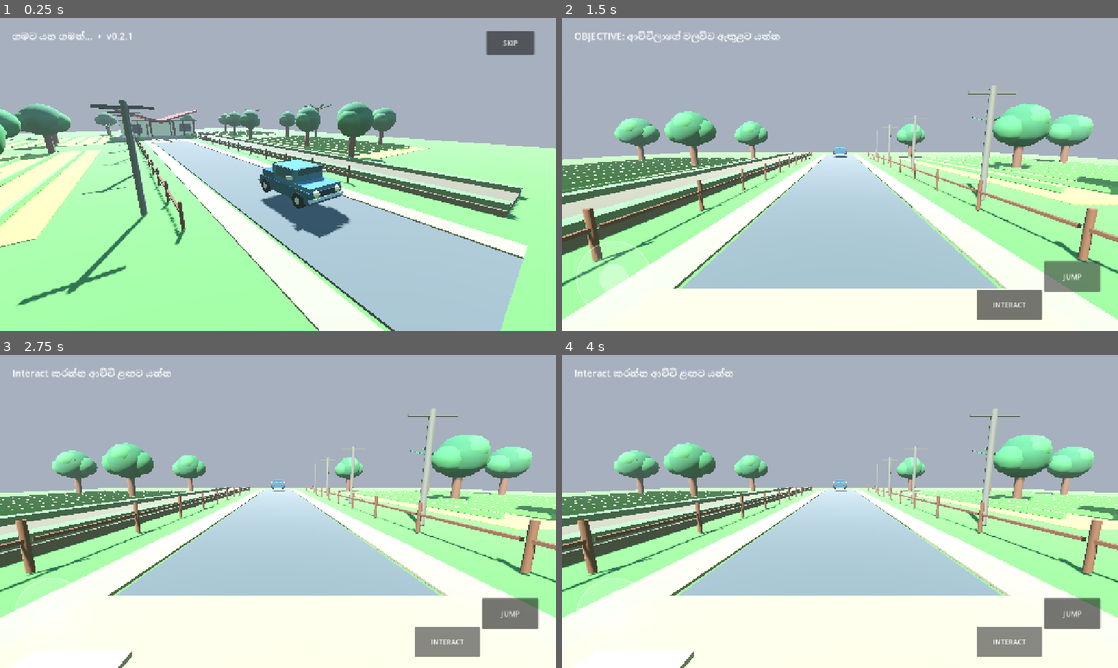
Above: before the commit, frames 1-4 (two rows, left to right).
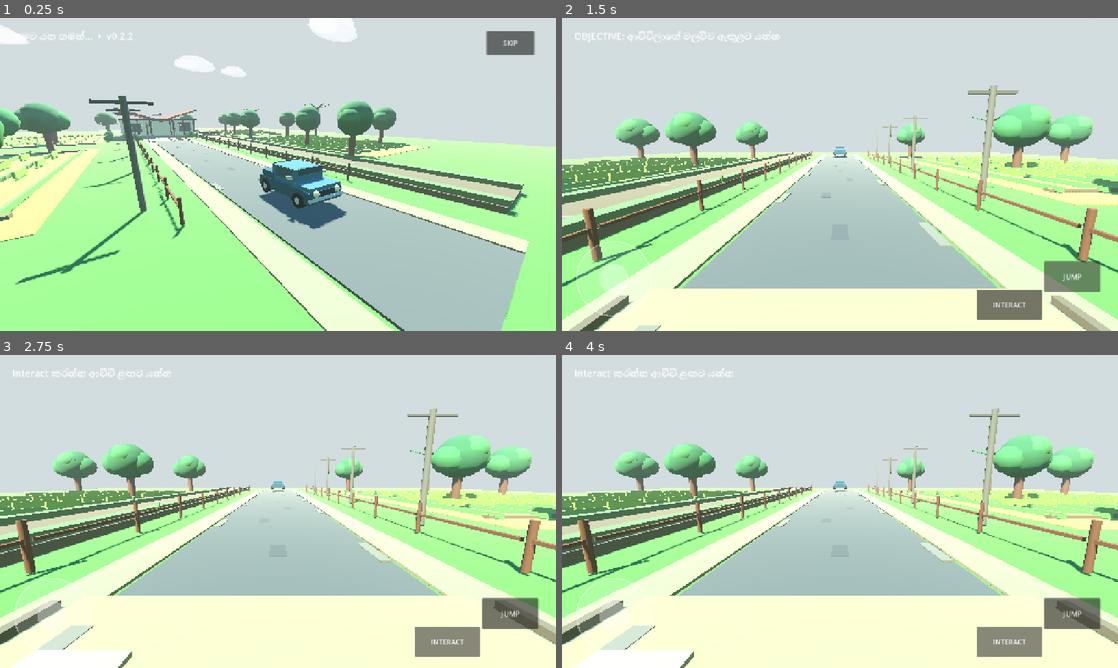
Above: after the commit, the same moments.

Repository: goldencenter432-sys/Gampiyasa
Game: Godot game, scene res://main.tscn
Same seed, same stepped clock (60 frames per second), same inputs: the game is played once before the commit and once after it.
Inputs:
- Up to frame 1 (0.25 s): no input
- Up to frame 2 (1.5 s): click "SKIP" at 0.5 s; click "JUMP" at 1.25 s
- Up to frame 3 (2.75 s): click "INTERACT" at 2 s
- Up to frame 4 (4 s): click "JUMP" at 2.75 s; click "INTERACT" at 3.5 s

The runs differ from the first frame. In frame 1, 48% of the frame differs, in the area x 0-100%, y 0-100%; in frame 2, 52%; in frame 3, 59%; in frame 4, 59%.

Commit message:
v0.2.2: integrate visual polish, grounded car and visible grandma

Diff:
--- a/scripts/main.gd
+++ b/scripts/main.gd
@@ -2,6 +2,7 @@
 
 const MobileControls = preload("res://scripts/mobile_controls.gd")
 const EnvironmentV021 = preload("res://scripts/environment_v021.gd")
+const VisualsV022 = preload("res://scripts/visuals_v022.gd")
 enum GameState { DRIVE, ARRIVAL, DIALOGUE, PLAY }
 
 var state := GameState.DRIVE
@@ -9,6 +10,7 @@
 var car: Node3D
 var family: Node3D
 var grandma: Node3D
+var visuals_v022: Node3D
 var player: CharacterBody3D
 var body_visual: Node3D
 var pivot: Node3D
@@ -27,13 +29,15 @@
 var ambience: AudioStreamPlayer
 var step_sound: AudioStreamPlayer3D
 var step_timer := 0.0
-var drive_a := Vector3(0,0.65,-35)
-var drive_b := Vector3(0,0.65,14)
+var drive_a := Vector3(0,0.43,-35)
+var drive_b := Vector3(0,0.43,14)
 
 func _ready() -> void:
 	build_world()
 	var environment_v021: Node3D = EnvironmentV021.new()
 	add_child(environment_v021)
+	visuals_v022 = VisualsV022.new()
+	add_child(visuals_v022)
 	build_people_and_car()
 	build_player()
 	build_ui()
@@ -96,22 +100,28 @@
 	e.background_mode = Environment.BG_SKY
 	var sky := Sky.new()
 	var sm := ProceduralSkyMaterial.new()
-	sm.sky_top_color = Color("4b86c9")
-	sm.sky_horizon_color = Color("c9e4f1")
-	sm.ground_bottom_color = Color("47643e")
+	sm.sky_top_color = Color("3f83c8")
+	sm.sky_horizon_color = Color("d5edf7")
+	sm.ground_bottom_color = Color("496844")
+	sm.ground_horizon_color = Color("b8c895")
+	sm.sun_angle_max = 18.0
 	sky.sky_material = sm
 	e.sky = sky
 	e.ambient_light_source = Environment.AMBIENT_SOURCE_SKY
-	e.ambient_light_energy = 0.8
+	e.ambient_light_energy = 0.95
 	e.tonemap_mode = Environment.TONE_MAPPER_FILMIC
 	e.fog_enabled = true
-	e.fog_density = 0.003
+	e.fog_density = 0.0022
+	e.fog_light_color = Color("d8e9ed")
+	e.fog_light_energy = 0.65
 	we.environment = e
 	add_child(we)
 	var sun := DirectionalLight3D.new()
-	sun.rotation_degrees = Vector3(-48,-25,0)
-	sun.light_energy = 1.25
+	sun.rotation_degrees = Vector3(-52,-32,0)
+	sun.light_color = Color("fff2d1")
+	sun.light_energy = 1.18
 	sun.shadow_enabled = true
+	sun.directional_shadow_max_distance = 70.0
 	add_child(sun)
 
 func build_village() -> void:
@@ -180,9 +190,32 @@
 	cylinder(n,Vector3(0.16,0.35,0),0.1,0.7,Color("383635"))
 	return n
 
+func build_grandma(p: Vector3) -> Node3D:
+	var n: Node3D = Node3D.new()
+	n.name = "Grandma_v0_2_2"
+	n.position = p
+	n.scale = Vector3.ONE * 0.92
+	add_child(n)
+	# Elderly body proportions and traditional warm clothing.
+	cylinder(n,Vector3(0,1.05,0),0.42,1.35,Color("d7cbb1"))
+	box(n,Vector3(0,1.08,0.06),Vector3(0.92,1.15,0.20),Color("8e657f"))
+	sphere(n,Vector3(0,2.02,0),0.36,Color("c99a78"))
+	# Grey hair cap + bun.
+	sphere(n,Vector3(0,2.22,0.05),0.34,Color("c9c7c0"))
+	sphere(n,Vector3(0.0,2.23,0.34),0.20,Color("b7b5af"))
+	# Arms and legs.
+	cylinder(n,Vector3(-0.46,1.12,0),0.10,0.92,Color("c99a78"))
+	cylinder(n,Vector3(0.46,1.12,0),0.10,0.92,Color("c99a78"))
+	cylinder(n,Vector3(-0.17,0.34,0),0.10,0.65,Color("4f4944"))
+	cylinder(n,Vector3(0.17,0.34,0),0.10,0.65,Color("4f4944"))
+	# Small shawl/sari accent so she reads clearly from the arrival camera.
+	var shawl: MeshInstance3D = box(n,Vector3(0.16,1.35,-0.24),Vector3(0.42,1.15,0.12),Color("7d5973"))
+	shawl.rotation_degrees.z = -10.0
+	return n
+
 func build_people_and_car() -> void:
 	car = Node3D.new()
-	car.name = "FamilyCar_v0_2_1"
+	car.name = "FamilyCar_v0_2_2"
 	car.position = drive_a
 	add_child(car)
 
@@ -232,12 +265,12 @@
 	person(family,Vector3(-2.2,0,16),Color("526d8b"))
 	person(family,Vector3(2.1,0,15.7),Color("9b617c"),0.95)
 	person(family,Vector3(3.4,0,16.6),Color("d19d44"),0.78)
-	grandma = person(self,Vector3(-1.3,0,22.9),Color("d6cdb1"),0.9)
-	box(grandma,Vector3(0,1.15,0.03),Vector3(0.9,1.2,0.16),Color("8f6481"))
+	grandma = build_grandma(Vector3(-3.1,0,20.6))
+	grandma.visible = true
 
 func build_player() -> void:
 	player = CharacterBody3D.new()
-	player.position = Vector3(0,1.1,18)
+	player.position = Vector3(0,1.05,17.4)
 	add_child(player)
 	var cs := CollisionShape3D.new()
 	var cap := CapsuleShape3D.new()
@@ -266,7 +299,7 @@
 	objective = Label.new()
 	objective.position = Vector2(28,26)
 	objective.add_theme_font_size_override("font_size",22)
-	objective.text = "ගමට යන ගමන්...  •  v0.2.1"
+	objective.text = "ගමට යන ගමන්...  •  v0.2.2"
 	layer.add_child(objective)
 	dialogue = Label.new()
 	dialogue.position = Vector2(100,560)
@@ -354,11 +387,15 @@
 			state = GameState.ARRIVAL
 			clock = 0
 			family.visible = true
+			grandma.visible = true
 			engine.stop()
+			if visuals_v022 != null and visuals_v022.has_method("trigger_arrival_dust"):
+				visuals_v022.call("trigger_arrival_dust", car.global_position)
 			objective.text = "ආච්චිලාගේ ගෙදරට ආවා"
 	elif state == GameState.ARRIVAL:
-		cine_cam.global_position = Vector3(6,3.5,19)
-		cine_cam.look_at(Vector3(0,1.5,23),Vector3.UP)
+		grandma.visible = true
+		cine_cam.global_position = Vector3(7.5,4.2,16.8)
+		cine_cam.look_at(Vector3(-1.8,1.55,20.8),Vector3.UP)
 		if clock > 2.8:
 			state = GameState.DIALOGUE
 			clock = 0
